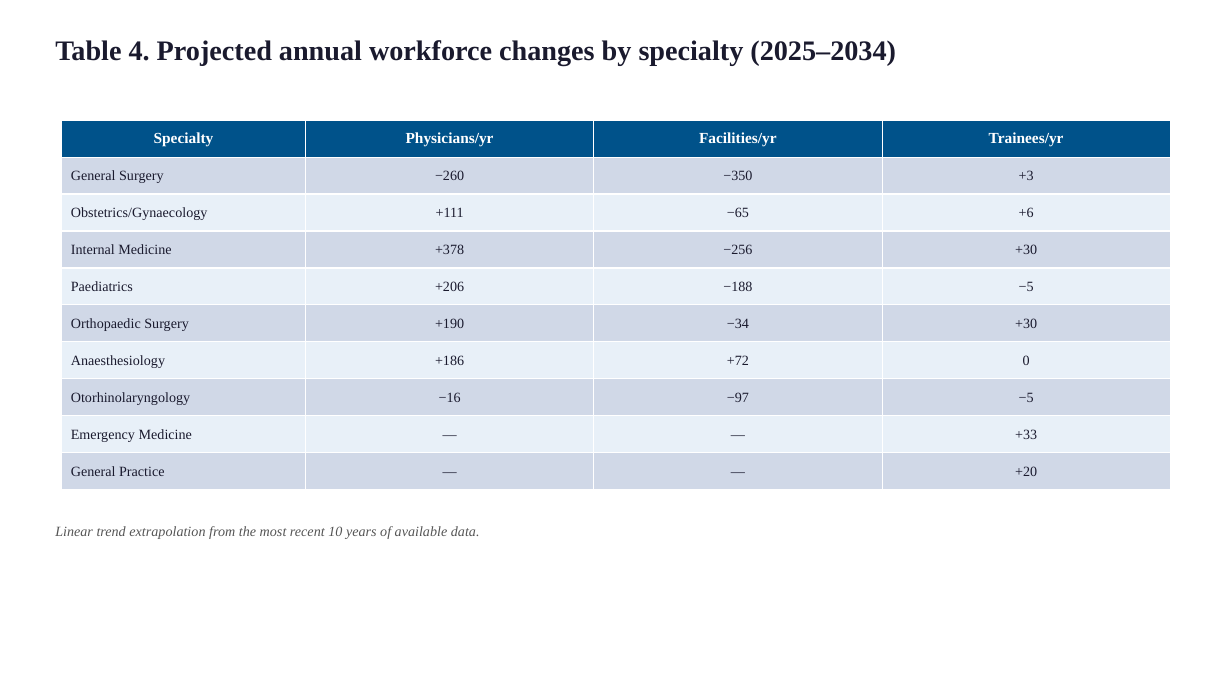
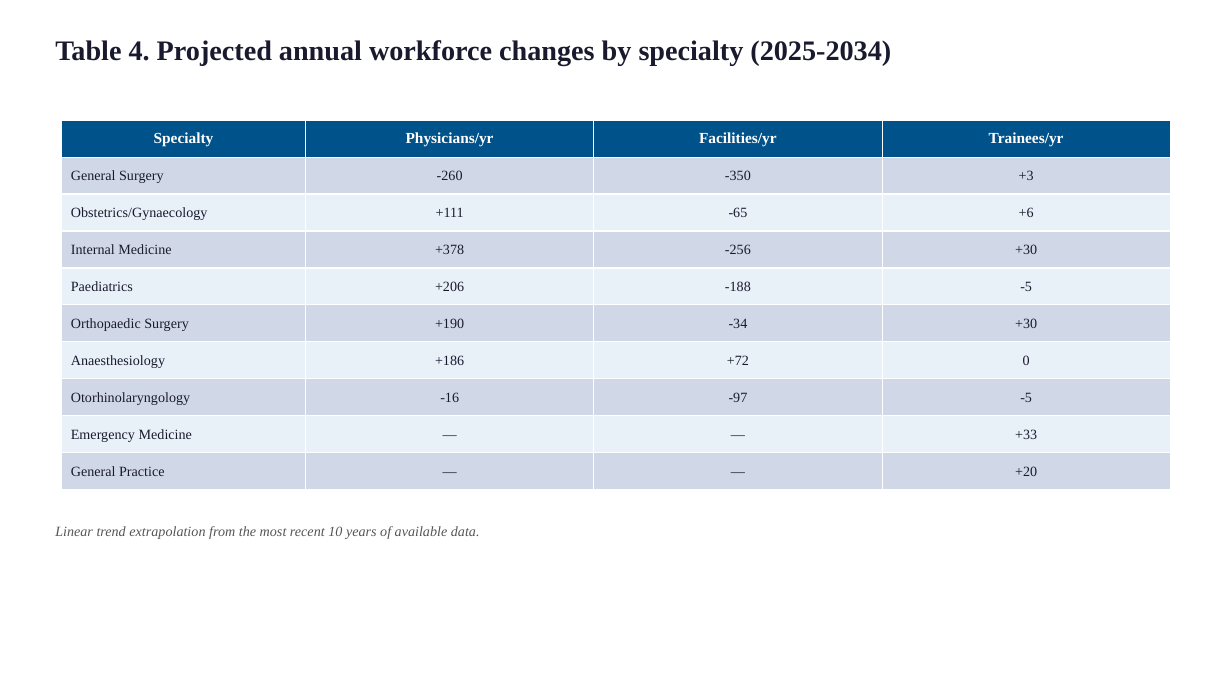
Before and after one commit to bougtoir/medical-accident-its-analysis, a slide deck: slide 13 of medical_accident_its_analysis/manuscript/bmj_figures_en.pptx. Drawn at 1232x693 pixels with LibreOffice and Linux fonts; fonts in the diff are those of the drawing. Boxes give left, top, right and bottom in pixels: in the first picture for what was removed or moved away, otherwise in the second. Text is boxed around its words. In the diff, an @@ line names an element or a change of style, - is before the commit and + after.

```diff
--- a/medical_accident_its_analysis/manuscript/bmj_figures_en.pptx
+++ b/medical_accident_its_analysis/manuscript/bmj_figures_en.pptx
@@ text at <box>55,40,891,65</box>: text changed @@
-Table 4. Projected annual workforce changes by specialty (2025–2034)
+Table 4. Projected annual workforce changes by specialty (2025-2034)
@@ table at <box>62,120,1171,490</box> @@
-row 2, column 2: −260
+row 2, column 2: -260
-row 2, column 3: −350
+row 2, column 3: -350
-row 3, column 3: −65
+row 3, column 3: -65
-row 4, column 3: −256
+row 4, column 3: -256
-row 5, column 3: −188
+row 5, column 3: -188
-row 5, column 4: −5
+row 5, column 4: -5
-row 6, column 3: −34
+row 6, column 3: -34
-row 8: Otorhinolaryngology | −16 | −97 | −5
+row 8: Otorhinolaryngology | -16 | -97 | -5
```
Also in this commit, not shown: 7 other slides changed, 40 other files.
